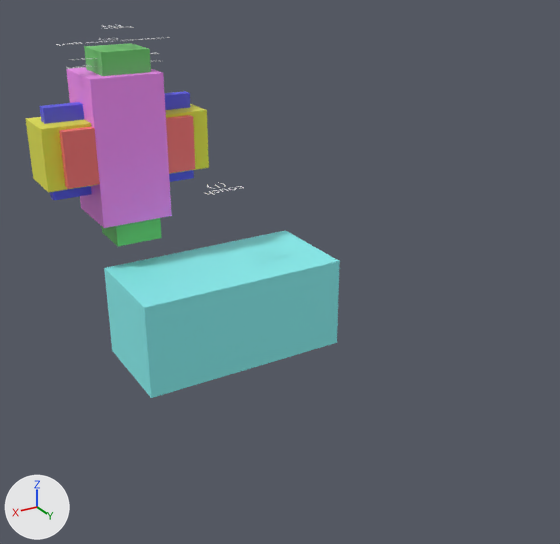
Before and after pictures for a commit that changed the Blender file inference/output/reconstruction.blend.
Camera for both pictures: a camera (50 mm lens) standing at (2.17, 3.25, 2.7) and looking at (-0.65, -1.46, 0.35). Every picture has the same lights, and +X, +Y and +Z are marked at lower left. The picture after the commit comes second.

The first picture shows 'Text', 'Text.001', 'Text.002', 'Text.004', 'Text.005', 'cabinet-merged_2', 'couch_1', 'light_3', 'potted plant_8', 'table-merged_7', 'tv_5'.
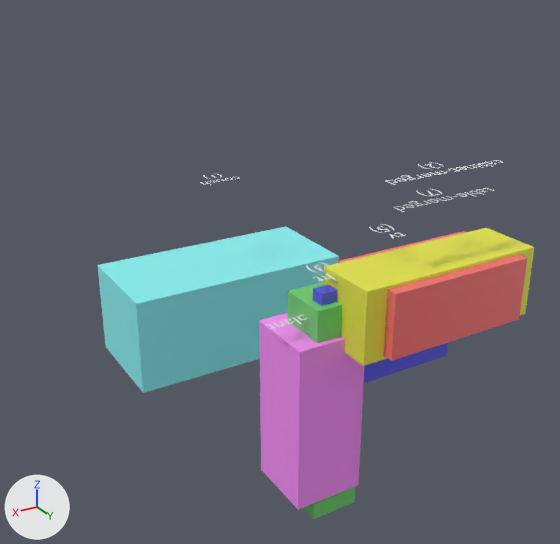
The edits, one by one:
me_cube is used by ob_couch_1; location (-0.58, -2.277, -0.262).
me_cube had 8 vertices, 6 faces and spanned x -0.9..0.9, y -0.45..0.45, z -0.4..0.4.
me_cube now has 8 vertices, 6 faces and spans x -0.95..0.95, y -0.45..0.45, z -0.4..0.4.
me_cube part 1: the whole mesh is scaled about its middle by (1.06, 1, 1).
me_cube_003 is used by ob_tv_5; location (0.007, -2.939, 1.119).
me_cube_003 had 8 vertices, 6 faces and spanned x -0.625..0.625, y -0.05..0.05, z -0.375..0.375.
me_cube_003 now has 8 vertices, 6 faces and spans x -0.55..0.55, y -0.05..0.05, z -0.375..0.375.
me_cube_003 part 2: the whole mesh is scaled about its middle by (0.88, 1, 1).
me_cube_005 is used by ob_potted_plant_8; location (0.016, -2.942, 1.122).
me_cube_005 had 8 vertices, 6 faces and spanned x -0.3..0.3, y -0.3..0.3, z -0.6..0.6.
me_cube_005 now has 8 vertices, 6 faces and spans x -0.25..0.25, y -0.25..0.25, z -0.6..0.6.
me_cube_005 part 3: the whole mesh is scaled about its middle by (0.833, 0.833, 1).
Object 'couch_1' (ob_couch_1) moves from (-0.58, -2.277, -0.262) to (-0.612, -2.404, -0.277).
Object 'cabinet-merged_2' (ob_cabinet_merged_2) moves from (0.012, -2.94, 1.122) to (-1.11, -0.277, 0.546).
Object 'light_3' (ob_light_3) moves from (-0.017, -2.934, 1.103) to (-0.404, -0.472, -0.189).
Object 'tv_5' (ob_tv_5) moves from (0.007, -2.939, 1.119) to (-0.842, -0.4, 0.316).
Object 'table-merged_7' (ob_table_merged_7) moves from (0.023, -2.945, 1.123) to (-1.114, -0.276, 0.549).
Object 'potted plant_8' (ob_potted_plant_8) moves from (0.016, -2.942, 1.122) to (-0.325, -0.505, -0.208).
Object 'Text' (ob_text) moves from (-0.58, -2.277, 0.818) to (-0.612, -2.404, 0.863).
Object 'Text.001' (ob_text_001) moves from (0.012, -2.94, 1.962) to (-1.11, -0.277, 1.386).
Object 'Text.002' (ob_text_002) moves from (-0.017, -2.934, 2.063) to (-0.404, -0.472, 0.771).
Object 'Text.003' (ob_text_003) moves from (0.007, -2.939, 1.869) to (-0.842, -0.4, 0.976).
Object 'Text.004' (ob_text_004) moves from (0.023, -2.945, 1.783) to (-1.114, -0.276, 1.209).
Object 'Text.005' (ob_text_005) moves from (0.016, -2.942, 1.842) to (-0.325, -0.505, 0.512).

What differs and where, as boxes [x1, y1, x2, y2] in the pictures (560 x 544 px):
'couch_1', moved, rescaled
    before: [104, 230, 340, 398]
    after: [97, 227, 339, 393]
'potted plant_8', moved, rescaled (22% taller)
    before: [66, 67, 172, 228]
    after: [259, 313, 364, 509]
'cabinet-merged_2', moved
    before: [25, 104, 209, 192]
    after: [324, 228, 535, 366]
'table-merged_7', moved
    before: [59, 115, 195, 189]
    after: [338, 231, 527, 361]
'light_3', moved
    before: [84, 43, 162, 246]
    after: [288, 282, 355, 519]
'tv_5', moved, rescaled
    before: [40, 91, 194, 200]
    after: [313, 284, 448, 383]
'Text.001', moved
    before: [56, 37, 170, 46]
    after: [385, 160, 503, 185]
'Text.004', moved
    before: [66, 60, 160, 69]
    after: [393, 188, 494, 212]
'Text.002', moved
    before: [102, 25, 134, 29]
    after: [306, 262, 337, 281]
'Text', moved
    before: [204, 183, 244, 195]
    after: [200, 173, 240, 185]
'Text.005', moved
    before: [68, 52, 159, 60]
    after: [265, 315, 307, 329]
'Text.003', moved (not visible before)
    after: [369, 224, 406, 239]
